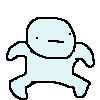
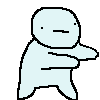
The second 100 x 100 image is a revision of the first. Changes to its layers:
hid "Layer 1 copy" over [6, 17, 95, 100]
added layer "Layer 1 copy 4" above "Layer 1 copy 3" over [17, 7, 99, 100]
